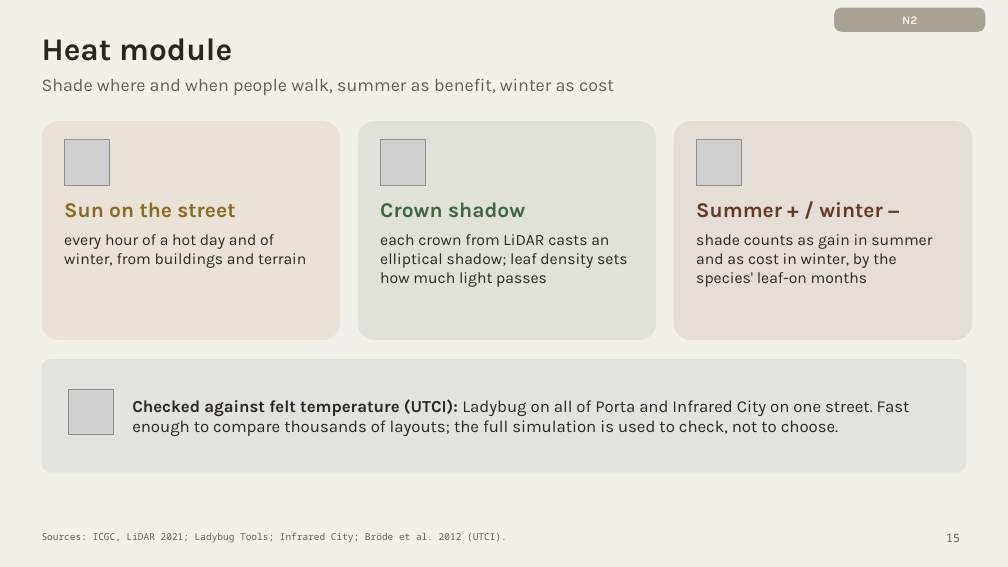
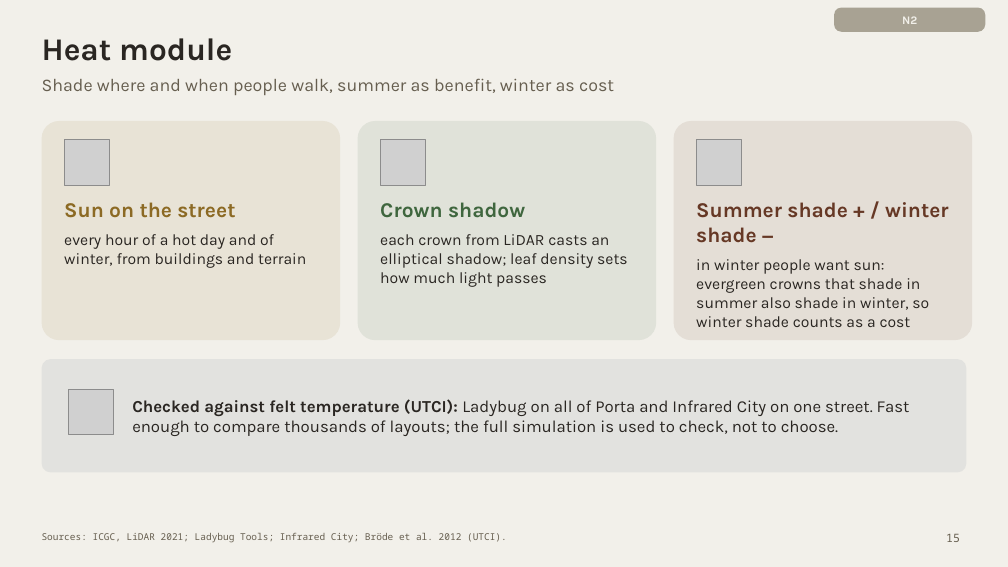
Before and after one commit to giofox96/shade-and-sponge, a slide deck: slide 15 of slides/final/shade_and_sponge_final_new.pptx. Drawn at 1008x567 pixels with LibreOffice and Linux fonts; fonts in the diff are those of the drawing; grey boxes stand for pictures. Boxes give left, top, right and bottom in pixels: in the first picture for what was removed or moved away, otherwise in the second. Text is boxed around its words. In the diff, an @@ line names an element or a change of style, - is before the commit and + after.

```diff
--- a/slides/final/shade_and_sponge_final_new.pptx
+++ b/slides/final/shade_and_sponge_final_new.pptx
@@ text at (696, 202, 949, 327): text changed @@
-Summer + / winter −
-shade counts as gain in summer and as cost in winter, by the species' leaf-on months
+Summer shade + / winter shade −
+in winter people want sun: evergreen crowns that shade in summer also shade in winter, so winter shade counts as a cost
```
Also in this commit, not shown: 1 other slide changed, 2 other files.
